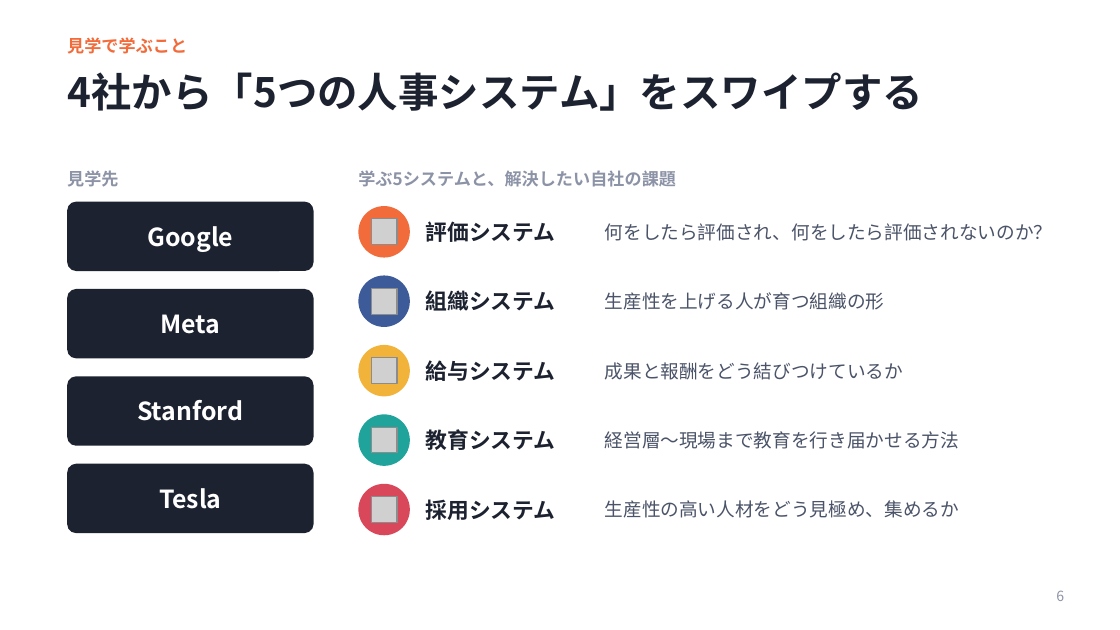
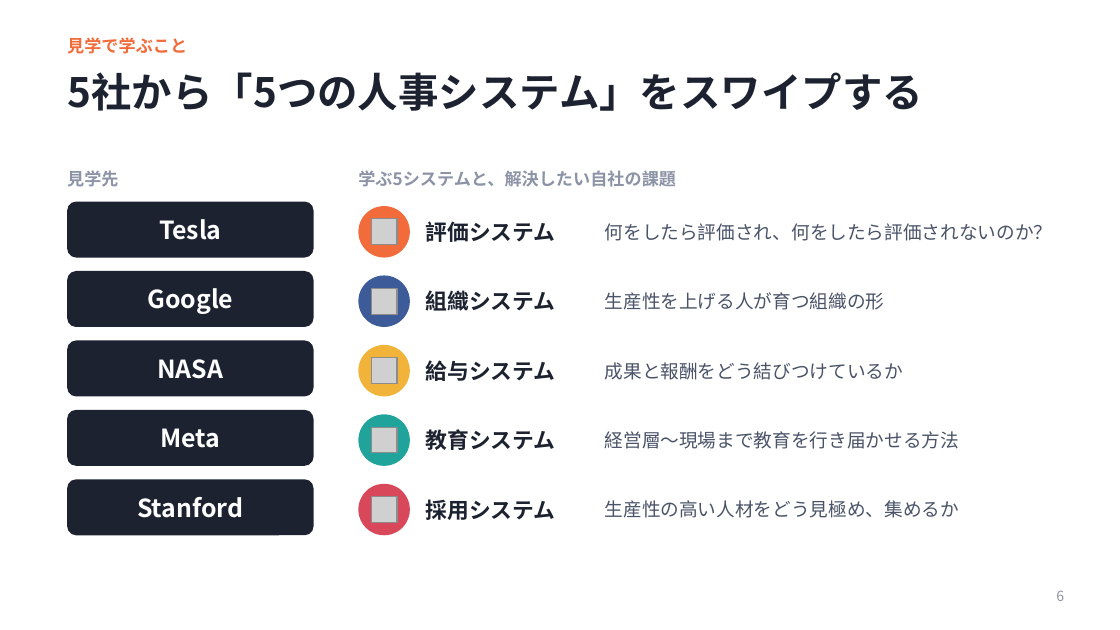
Before and after one commit to ktarpt-spec/-, a slide deck: slide 6 of シリコンバレー企業見学_2026年10月.pptx. Drawn at 1120x630 pixels with LibreOffice and Linux fonts; fonts in the diff are those of the drawing; grey boxes stand for pictures. Boxes give left, top, right and bottom in pixels: in the first picture for what was removed or moved away, otherwise in the second. Text is boxed around its words. In the diff, an @@ line names an element or a change of style, - is before the commit and + after.

```diff
--- a/シリコンバレー企業見学_2026年10月.pptx
+++ b/シリコンバレー企業見学_2026年10月.pptx
@@ title at bbox=[67, 72, 923, 111]: text changed @@
-4社から「5つの人事システム」をスワイプする
+5社から「5つの人事システム」をスワイプする
@@ rounded rectangle: place and size @@
-rounded rectangle at bbox=[67, 202, 314, 271]
+rounded rectangle at bbox=[67, 202, 314, 258]
@@ text "Tesla": place and size @@
-text "Tesla" at bbox=[159, 488, 222, 509]
+text "Tesla" at bbox=[159, 219, 222, 240]
@@ text "Google": place and size @@
-text "Google" at bbox=[147, 226, 233, 252]
+text "Google" at bbox=[147, 288, 233, 314]
@@ rounded rectangle: place and size @@
-rounded rectangle at bbox=[67, 289, 314, 358]
+rounded rectangle at bbox=[67, 271, 314, 327]
@@ rounded rectangle added at bbox=[67, 340, 314, 396], fill #1C2230 @@
@@ text added at bbox=[157, 359, 223, 379], 16 pt, text #FFFFFF, bold @@
+NASA
@@ proportions changed in 4 elements at bbox=[67, 202, 314, 258], bbox=[67, 479, 314, 535], bbox=[67, 271, 314, 327], bbox=[67, 410, 314, 466] @@
@@ text "Meta": place and size @@
-text "Meta" at bbox=[160, 314, 220, 334]
+text "Meta" at bbox=[160, 428, 220, 448]
@@ rounded rectangle: place and size @@
-rounded rectangle at bbox=[67, 376, 314, 446]
+rounded rectangle at bbox=[67, 410, 314, 466]
@@ text "Stanford": place and size @@
-text "Stanford" at bbox=[137, 400, 243, 421]
+text "Stanford" at bbox=[137, 497, 243, 518]
@@ rounded rectangle: place and size @@
-rounded rectangle at bbox=[67, 464, 314, 533]
+rounded rectangle at bbox=[67, 479, 314, 535]
```
Also in this commit, not shown: 2 other slides changed, 1 other file.
